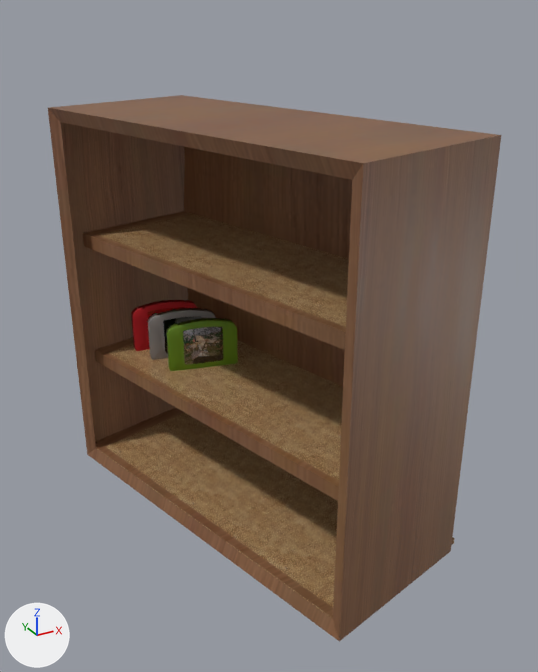
The glTF model objects/MusicCabnet.gltf, before and after one commit.
Rendered twice from a 50 mm camera at (1.797, -0.258, 0.75) aimed at (2.222, 0.515, 0.363). Every picture has the same lights, and +X, +Y and +Z are marked at lower left. Where no turn or scale is listed for an object, it has been applied to the vertices. Vertices at the same position are counted once.

The first picture shows 'Cabnet', 'gtagCart', 'helloCart', 'ntsCart'.
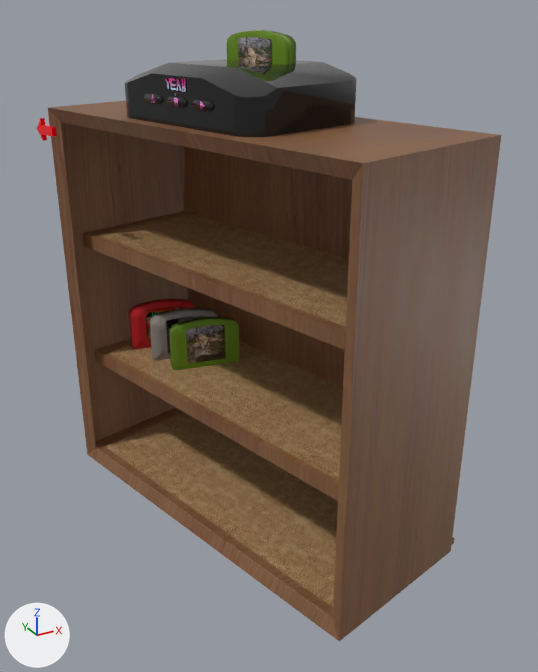
Where the newer file only moved an object's origin or applied its transform, the numbers keep the older frame.

What changed in the scene script:
```text
Change me_cube_008:
    used by ob_hellocart; parent = ob_cabnet; location = (0.663, -0.538, -0.186); rotation_euler = (0.0, -3.142, -1.162), in degrees (0, -180, -67); scale = (0.164, 0.028, 0.104)
    remove me_cube_008.from_pydata(...)  # 685 vertices, 1234 faces; spans x -1.0..1.0, y -0.66..1.44, z -1.1..1.12
    add me_cube_008.from_pydata(...)  # 683 vertices, 1232 faces; spans x -0.05..0.05, y -0.01..0.01, z -0.04..0.03
    me_cube_008 part 1: the loose piece of 244 vertices spanning x -0.57..0.57, y -0.63..1.02, z -0.87..0.87 is scaled about the mesh origin by (-0.0501, 0.00856, -0.0318)
    me_cube_008 part 2: a new loose piece of 439 vertices spanning x -0.05..0.05, y -0.01..0.01, z -0.04..0.03, in mat_cart (red #b90b17)
    me_cube_008 part 3: 441 vertices removed from x -1.0..1.0, y -0.66..1.44, z -1.1..1.12
Change me_cube_009:
    used by ob_ntscart; parent = ob_cabnet; location = (0.516, -0.546, -0.186); rotation_euler = (0.0, -3.142, -1.08), in degrees (0, -180, -62); scale = (0.164, 0.028, 0.104)
    remove me_cube_009.from_pydata(...)  # 685 vertices, 1234 faces; spans x -1.0..1.0, y -0.66..1.44, z -1.1..1.12
    add me_cube_009.from_pydata(...)  # 683 vertices, 1232 faces; spans x -0.05..0.05, y -0.01..0.01, z -0.04..0.03
    me_cube_009 part 4: the loose piece of 244 vertices spanning x -0.57..0.57, y -0.63..1.02, z -0.87..0.87 is scaled about the mesh origin by (-0.0501, 0.00856, -0.0318)
    me_cube_009 part 5: a new loose piece of 439 vertices spanning x -0.05..0.05, y -0.01..0.01, z -0.04..0.03, in mat_cart_001 (grey #89817d)
    me_cube_009 part 6: 441 vertices removed from x -1.0..1.0, y -0.66..1.44, z -1.1..1.12
Change ob_hellocart:
    ob_hellocart.location: (0.663, -0.538, -0.186) -> (0.685, -0.538, -0.186)
    ob_hellocart.rotation_euler: (0.0, -3.142, -1.162) -> (0.0, 0.0, -1.134)  # degrees (0, -180, -67) -> degrees (0, 0, -65)
    ob_hellocart.scale: (0.164, 0.028, 0.104) -> (3.27, 3.27, 3.27)
Change ob_ntscart:
    ob_ntscart.location: (0.516, -0.546, -0.186) -> (0.509, -0.538, -0.186)
    ob_ntscart.rotation_euler: (0.0, -3.142, -1.08) -> (0.0, 0.0, -1.134)  # degrees (0, -180, -62) -> degrees (0, 0, -65)
    ob_ntscart.scale: (0.164, 0.028, 0.104) -> (3.27, 3.27, 3.27)
Add ob_play:
    ob_play = bpy.data.objects.new('play', me_cylinder_003)  # 34 vertices, 60 faces; spans x -0.0052..0.0052, y -0.017..0.017, z -0.005..0.005; in mat_console (black #191919), mat_button (pink #e77fcd)
    ob_play.location = (2.129, 0.49, 0.656)
Add ob_pause:
    ob_pause = bpy.data.objects.new('pause', me_cylinder_002)  # 44 vertices, 76 faces; spans x -0.0052..0.0052, y -0.017..0.017, z -0.005..0.005; in mat_console (black #191919), mat_button (pink #e77fcd)
    ob_pause.location = (2.117, 0.533, 0.656)
Add ob_eject:
    ob_eject = bpy.data.objects.new('eject', me_cylinder_005)  # 42 vertices, 72 faces; spans x -0.0052..0.0052, y -0.017..0.017, z -0.005..0.005; in mat_console (black #191919), mat_button (pink #e77fcd)
    ob_eject.location = (2.106, 0.575, 0.656)
Add ob_player:
    ob_player = bpy.data.objects.new('Player', me_cube_011)  # 69 vertices, 128 faces; spans x -0.14..0.075, y -0.143..0.124, z -0.031..0.031; in mat_console (black #191919), mat_yeah64 (picture img_yeah64)
    ob_player.location = (2.233, 0.565, 0.661)
Add ob_cartin:
    ob_cartin = bpy.data.objects.new('cartIN', me_cube_016)  # 685 vertices, 1234 faces; spans x -1.0..1.0, y -0.66..1.44, z -1.1..1.12; in mat_coverart_002 (picture img_gtag), mat_cart_002 (green #65890a)
    ob_cartin.parent = ob_cabnet
    ob_cartin.location = (0.0281, -0.489, 1.079)
    ob_cartin.rotation_euler = (0.0, -3.142, 0.0)  # degrees (0, -180, 0)
    ob_cartin.scale = (0.164, 0.028, 0.104)
Add ob_backcab:
    ob_backcab = bpy.data.objects.new('backCab', me_plane_005)  # 18 vertices, 32 faces; spans x -0.0106..0.0055, y -0.022..0.0182, z -0.0139..0.0139; in mat_material_063 (red #ff0612)
    ob_backcab.location = (2.023, 0.744, 0.607)
```

Changed parts and their boxes (x1, y1, x2, y2) in the pictures (538 x 672 px; the box of a moved part takes in the faces that stretch with it):
'Player', added: after (125, 59, 356, 137)
    faces in mat_console (black #191919): (125, 59, 356, 137)
    faces in mat_yeah64 (picture img_yeah64): (165, 78, 186, 95)
'cartIN', added (green): after (226, 30, 296, 65)
    faces in mat_cart_002 (green #65890a): (226, 30, 296, 65)
    faces in mat_coverart_002 (picture img_gtag): (238, 37, 272, 64)
'ntsCart', reshaped, moved, turned, rescaled: before (147, 308, 216, 360); after (150, 308, 218, 360)
'helloCart', reshaped, moved, turned, rescaled: before (131, 300, 197, 351); after (129, 299, 195, 349)
'backCab', added: after (37, 118, 57, 141)
'play', added: after (192, 100, 214, 111)
    faces in mat_console (black #191919): (192, 100, 214, 111)
'pause', added: after (167, 96, 187, 108)
    faces in mat_console (black #191919): (167, 96, 187, 108)
'eject', added: after (144, 93, 163, 104)
    faces in mat_console (black #191919): (144, 93, 163, 104)
part 1 of me_cube_008, moved or reshaped: before (147, 307, 184, 319); after (145, 306, 182, 343)
part 2 of me_cube_008, added (red): after (129, 299, 195, 349)
part 3 of me_cube_008, deleted (red): before (131, 300, 197, 351)
part 4 of me_cube_009, moved or reshaped: before (163, 316, 202, 353); after (166, 316, 204, 354)
part 5 of me_cube_009, added: after (150, 308, 218, 360)
part 6 of me_cube_009, deleted: before (147, 308, 216, 360)
